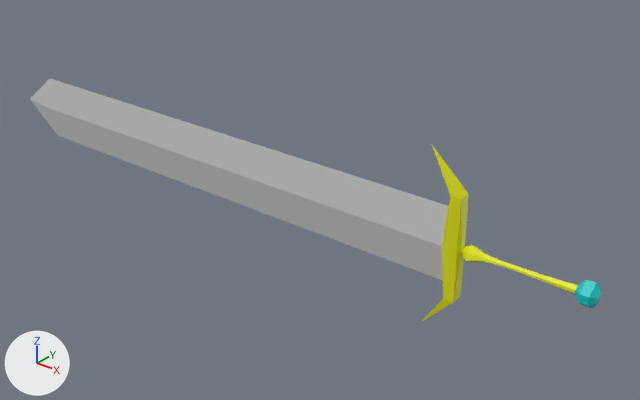
An edit to the FBX model Assets/Resources/Models/Items/Sword.fbx, drawn before and after from the same camera.
One viewpoint serves both versions: a camera (50 mm lens) standing at (-8.408, -1.358, -2.099) and looking at (-9.569, 0.093, -2.999). Lighting does not change. The marker at lower left points along +X, +Y and +Z. Where no turn or scale is listed for an object, it has been applied to the vertices. Vertices at the same position are counted once.

The first picture shows 'Sword'.
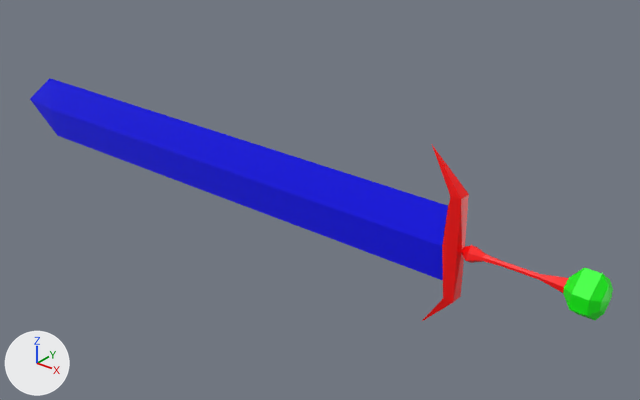
Edits to the bpy script that builds the scene:
```text
Add mat_green:
    mat_green = principled_material('Green')
    mat_green.base_color = (0.0, 1.0, 0.0)  # green #00ff00
Add mat_red:
    mat_red = principled_material('Red')
    mat_red.base_color = (1.0, 0.0, 0.0)  # red #ff0000
    mat_red.roughness = 0.4
Add mat_blue:
    mat_blue = principled_material('Blue')
    mat_blue.base_color = (0.0, 0.0, 1.0)  # blue #0000ff
Change me_cube_007:
    where me_cube_007.from_pydata(...)  # 78 vertices, 83 faces; spans x -0.8..0.91, y -0.01..0.04, z -0.34..0.07
    used by ob_sword; location = (-9.772, 0.0, -2.811)
    remove me_cube_007.materials.append(mat_diamond_001)  # cyan #00c6c3
    me_cube_007 part 1: all 25 vertices in x 0.87..0.91, y -0.01..0.04, z -0.17..-0.11 are scaled about their middle by 1.83
    me_cube_007 part 2: all 51 faces that had it switch from mat_hand_001 (yellow #e1e400) to mat_red (red #ff0000)
    me_cube_007 part 3: all 8 faces that had it switch from mat_blade (light grey #cacaca) to mat_blue (blue #0000ff)
    add me_cube_007.materials.append(mat_green)  # green #00ff00
```

Boxes (x1, y1, x2, y2) around the edits, measured in the pictures (640 x 400 px; the box of a moved part takes in the faces that stretch with it):
'Sword', reshaped, recoloured (grey to blue)
    before: (30, 78, 602, 322)
    after: (30, 78, 613, 322)
part 1 of me_cube_007, moved or reshaped
    before: (538, 274, 602, 308)
    after: (538, 267, 613, 321)
part 2 of me_cube_007, recoloured (yellow to red)
    both: (421, 145, 540, 322)
part 3 of me_cube_007, recoloured (grey to blue)
    both: (30, 78, 448, 280)
